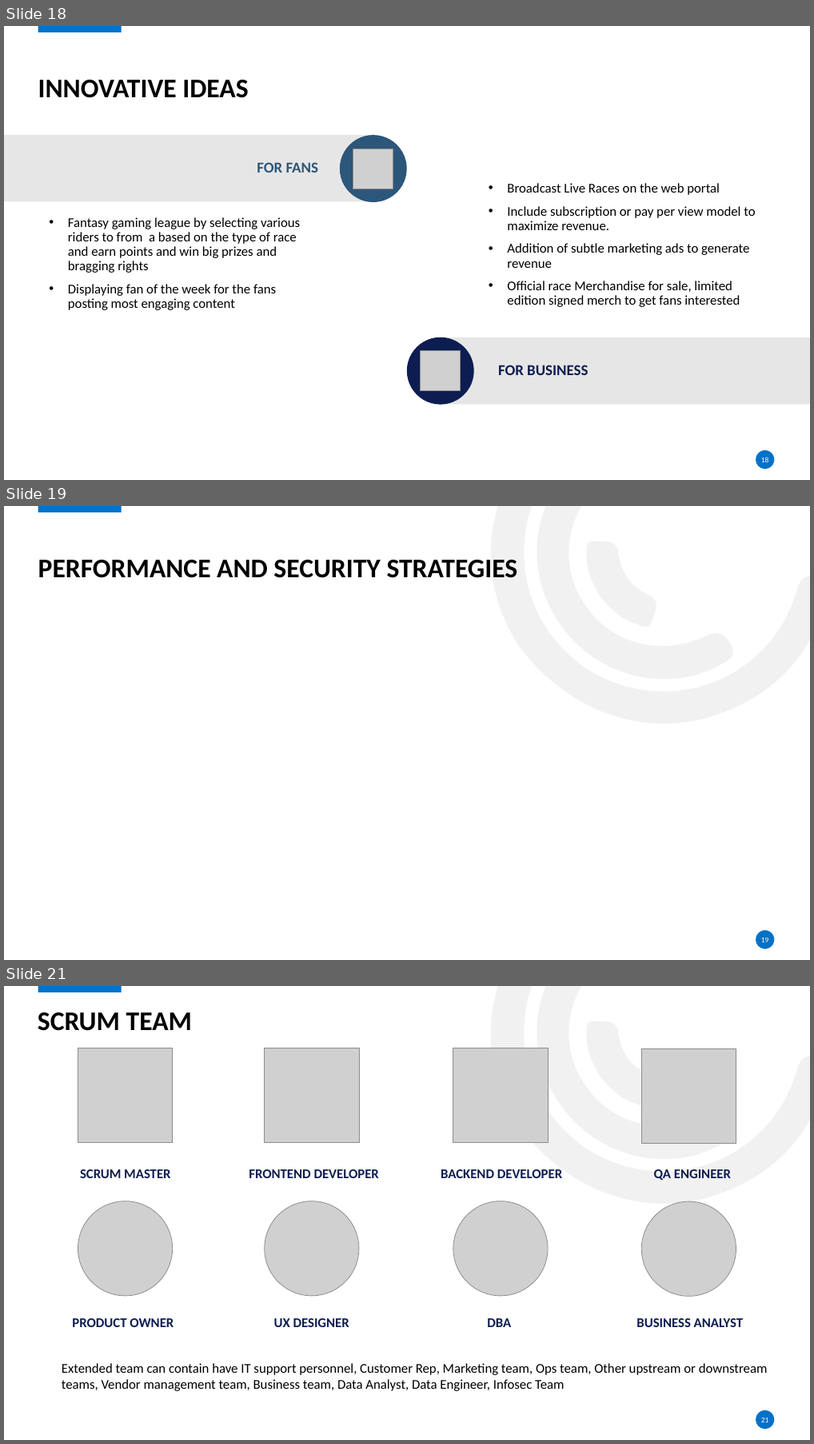
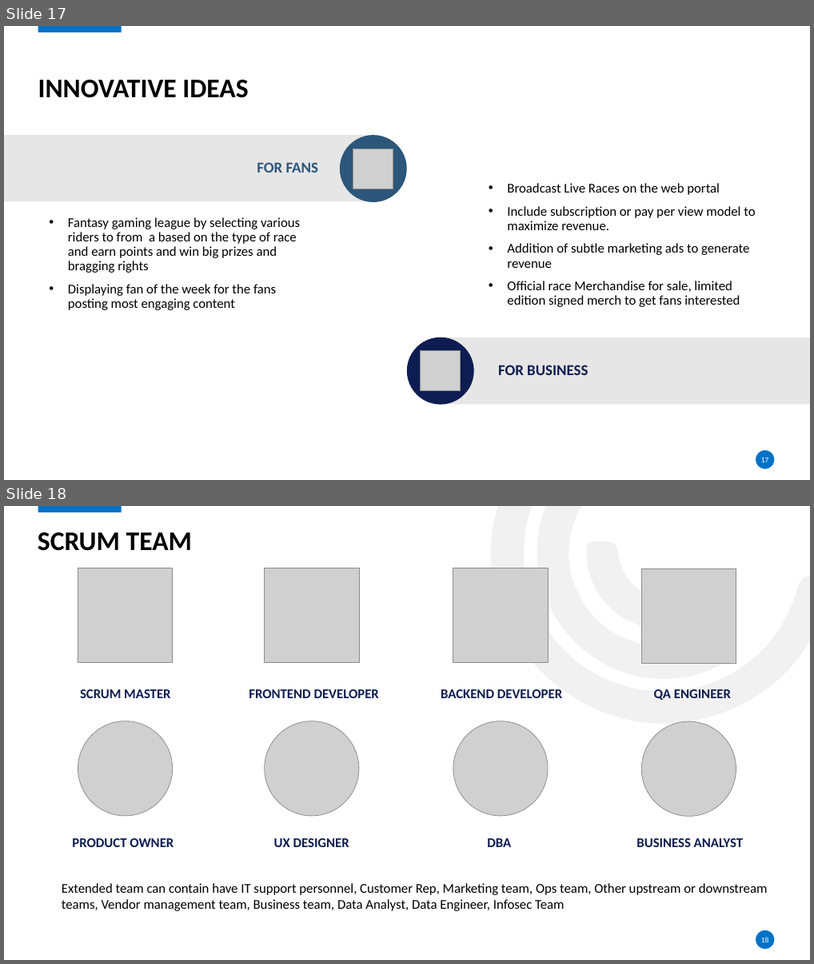
Before and after one commit to NaikDeepak/abc-racing-comapny, a slide deck: docs/ABC Racing -V1.pptx. Shown one above the other, each under a label of ours: slides 18, 19 and 21 before the commit, slides 17 and 18 after it; the slides between them are not shown. The pictures are 814x1444 and 814x964 pixels, drawn with LibreOffice and Linux fonts; fonts in the diff are those of the drawing; grey boxes stand for pictures; background and template pictures are left out. Boxes give left, top, right and bottom in pixels: in the first picture for what was removed or moved away, otherwise in the second. Text is boxed around its words. In the diff, an @@ line names an element or a change of style, - is before the commit and + after.

```diff
--- a/docs/ABC Racing -V1.pptx
+++ b/docs/ABC Racing -V1.pptx
@@ slide 19 removed at [4, 506, 810, 960], background #FFFFFF; not listed: 5 template elements that a slide beside it also shows @@
@@ title removed at [38, 560, 518, 578] @@
-PERFORMANCE AND SECURITY STRATEGIES
@@ page number removed at [762, 937, 770, 942] @@
-19
@@ what was slide 18 is now slide 17 @@
@@ page number at [762, 457, 770, 462]: text changed @@
-18
+17
@@ what was slide 21 is now slide 18 @@
@@ page number at [762, 936, 770, 942]: text changed @@
-21
+18
```
Also in this commit, not shown: 2 other slides removed.
